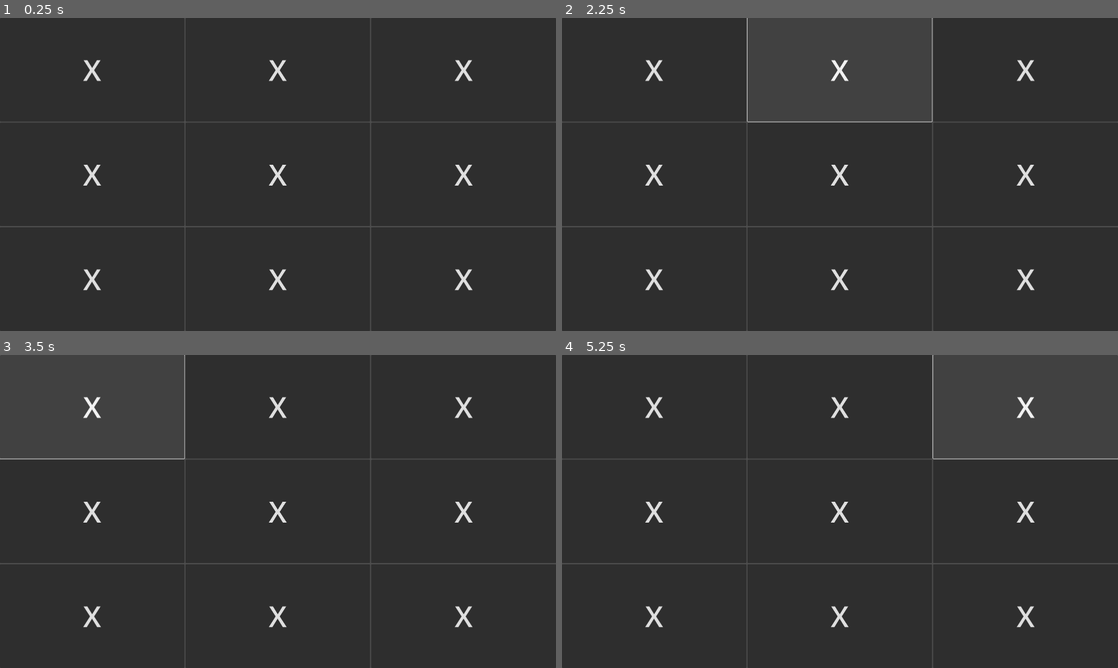
Above: before the commit, frames 1-4 (two rows, left to right).
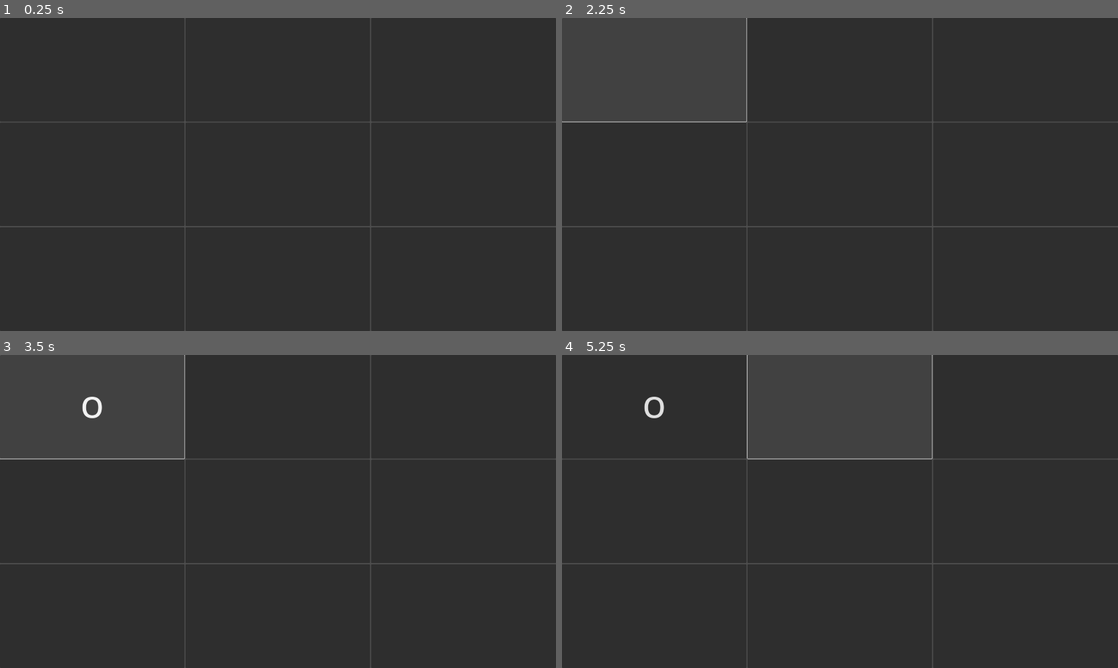
Above: after the commit, the same moments.

Repository: BessMoth/XO_YO
Game: Godot game, scene res://src/main.tscn
Two runs of this game, one before a commit and one after it. Both use one fixed random seed, a clock stepped at 60 frames per second and the inputs below.
Inputs (mouse positions are in pixels of both pictures, inside the frame that each line leads up to):
- Up to frame 1 (0.25 s): no input
- Up to frame 2 (2.25 s): click (656, 71) at 0.5 s, where only the run before the commit has a clickable "X"; click (656, 71) at 1.25 s, where only the run after the commit has a clickable "O"; click "X" at 2 s
- Up to frame 3 (3.5 s): click (94, 408) at 2.77 s
- Up to frame 4 (5.25 s): click (840, 408) at 3.52 s; click (840, 408) at 4.25 s, where only the run after the commit has a clickable "O"; click "X" at 5 s

The runs differ from the first frame. In frame 1, 0.9% of the frame differs, in the area x 15-85%, y 13-88%; in frame 2, 1.3%; in frame 3, 0.9%; in frame 4, 1.4%, in the area x 14-100%, y 0-88%.

Commit message:
add/: xo logic

Diff:
--- a/player.gd
+++ /dev/null
@@ -1,4 +0,0 @@
-extends Node2D
-
-@export var id :int = 0
-@export var name_player:String
--- a/src/XOButton.tscn
+++ b/src/XOButton.tscn
@@ -5,7 +5,6 @@
 [node name="Button" type="Button"]
 size_flags_horizontal = 3
 theme_override_font_sizes/font_size = 100
-text = "X"
 script = ExtResource("1_jm6cy")
 
-[connection signal="pressed" from="." to="." method="_on_pressed"]
+[connection signal="button_up" from="." to="." method="_on_button_up"]
--- a/src/main.gd
+++ b/src/main.gd
@@ -1,4 +1,4 @@
-extends Node2D
+extends Node
 
 func _input(event: InputEvent) -> void:
 	pass
--- a/src/main_ui.gd
+++ /dev/null
@@ -1,3 +0,0 @@
-extends Control
-
-@onready var rows: VBoxContainer = $Rows
--- a/src/main_ui.tscn
+++ b/src/main_ui.tscn
@@ -1,7 +1,12 @@
 [gd_scene load_steps=3 format=3 uid="uid://beguf1d48adcx"]
 
 [ext_resource type="PackedScene" uid="uid://b2sfd1uqvj6vh" path="res://src/XOButton.tscn" id="1_ntavn"]
-[ext_resource type="Script" uid="uid://cemdtql02gmq1" path="res://src/main_ui.gd" id="1_qog1u"]
+
+[sub_resource type="GDScript" id="GDScript_ntavn"]
+script/source = "extends Control
+
+@onready var rows: VBoxContainer = $Rows
+"
 
 [node name="MainUI" type="Control"]
 layout_mode = 3
@@ -10,7 +15,7 @@
 anchor_bottom = 1.0
 grow_horizontal = 2
 grow_vertical = 2
-script = ExtResource("1_qog1u")
+script = SubResource("GDScript_ntavn")
 
 [node name="Rows" type="VBoxContainer" parent="."]
 layout_mode = 1
--- a/src/xo_button.gd
+++ b/src/xo_button.gd
@@ -1,5 +1,12 @@
 extends Button
 
-
-func _on_pressed(id:int) -> void:
-	pass
+func _on_button_up() -> void:
+	if text == "":
+		text = "O"
+		return
+	if text == "O":
+		text = "X"
+		return
+	if text == "X":
+		text = ""
+		return
Not shown, removed: player.gd.uid
Not shown, removed: src/main_ui.gd.uid
